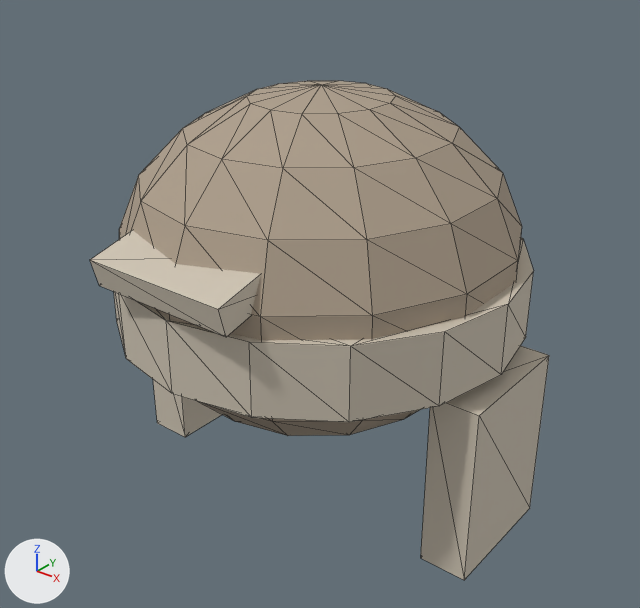
A saved change to the glTF model public/assets/models/characters/wardrobe/hw-ushanka.glb.
Camera for both pictures: a camera (50 mm lens) standing at (0.47, -0.589, 0.52) and looking at (0.006, -0.009, 0.16). The lights are fixed; the arrows at lower left show +X, +Y and +Z. The picture after the commit comes second. Mesh edges are drawn as thin lines. Vertices at exactly the same position are counted once.

In view in the first picture: 'ushanka_dome', 'ushanka_flap_-1', 'ushanka_flap_1', 'ushanka_frontflap', 'ushanka_furband'.
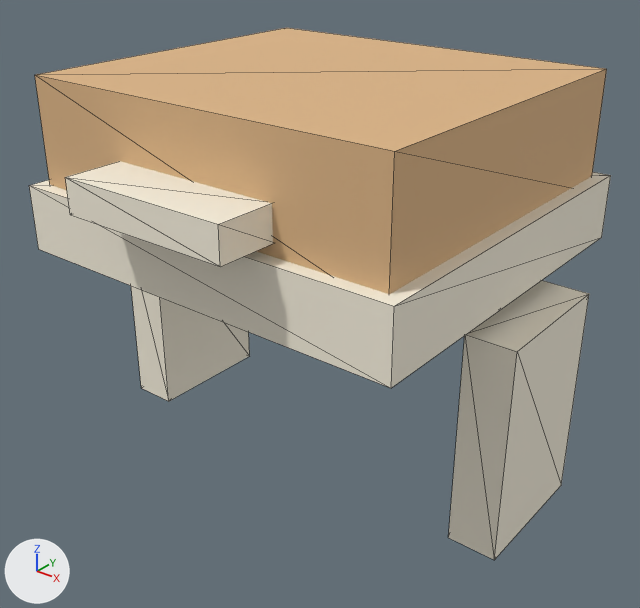
What differs and where, as boxes [x1, y1, x2, y2] in the pictures (640 x 608 px; the box of a moved part takes in the faces that stretch with it):
'ushanka_crown', added
    after: [35, 28, 607, 294]
'ushanka_dome', deleted
    before: [119, 81, 522, 436]
'ushanka_furband', reshaped, moved (39% wider, 17% taller)
    before: [114, 238, 533, 422]
    after: [29, 172, 611, 388]
'ushanka_flap_1', recoloured, moved, rescaled (10% wider, 20% taller)
    before: [421, 346, 549, 580]
    after: [448, 280, 589, 560]
'ushanka_frontflap', reshaped, recoloured
    before: [90, 230, 261, 337]
    after: [65, 161, 273, 267]
'ushanka_flap_-1', recoloured, moved, rescaled
    before: [153, 380, 222, 437]
    after: [131, 286, 250, 401]
part 1 of me_ushanka_furband, deleted
    before: [114, 238, 533, 422]
part 2 of me_ushanka_furband, added
    after: [29, 172, 611, 388]
part 3 of me_ushanka_flap__1, moved or reshaped
    before: [153, 380, 222, 437]
    after: [131, 286, 250, 401]
part 4 of me_ushanka_flap__1, recoloured
    before: [153, 380, 222, 437]
    after: [131, 286, 250, 401]
part 5 of me_ushanka_flap_1, moved or reshaped
    before: [421, 346, 549, 580]
    after: [448, 280, 589, 560]
part 6 of me_ushanka_flap_1, recoloured
    before: [421, 346, 549, 580]
    after: [448, 280, 589, 560]
part 7 of me_ushanka_frontflap, moved or reshaped
    before: [90, 230, 261, 337]
    after: [65, 161, 273, 267]
part 8 of me_ushanka_frontflap, recoloured
    before: [90, 230, 261, 337]
    after: [65, 161, 273, 267]

Diff of the bpy script that builds the scene:
```diff
--- a/public/assets/models/characters/wardrobe/hw-ushanka.glb.py
+++ b/public/assets/models/characters/wardrobe/hw-ushanka.glb.py
@@ me_ushanka_furband @@
-me_ushanka_furband.from_pydata(...)  # 32 vertices, 60 faces; spans x -0.19..0.19, y -0.19..0.19, z -0.032..0.032
+me_ushanka_furband.from_pydata(...)  # 8 vertices, 12 faces; spans x -0.192..0.192, y -0.168..0.177, z 0.215..0.275
+# me_ushanka_furband part 1: 32 vertices removed from x -0.19..0.19, y -0.19..0.19, z -0.032..0.032
+# me_ushanka_furband part 2: 8 vertices added at x -0.192..0.192, y -0.168..0.177, z 0.215..0.275, forming a box
 me_ushanka_furband.materials.append(mat_charmat)
@@ me_ushanka_flap__1 @@
-me_ushanka_flap__1.from_pydata(...)  # 8 vertices, 12 faces; spans x -0.197..-0.153, y -0.047..0.078, z -0.035..0.135
+me_ushanka_flap__1.from_pydata(...)  # 8 vertices, 12 faces; spans x -0.222..-0.178, y -0.045..0.085, z 0.0..0.2
+# me_ushanka_flap__1 part 3: the whole mesh is scaled about its middle by (1, 1.04, 1.18), then moved by (-0.025, 0.005, 0.05)
+# me_ushanka_flap__1 part 4: 12 faces centred in x -0.197..-0.153, y -0.047..0.078, z -0.035..0.135 are repainted in the vertex colours; the middle colour goes from pale yellow #cec4b3 to pale yellow #f8f1df
 me_ushanka_flap__1.materials.append(mat_charmat)
@@ me_ushanka_flap_1 @@
-me_ushanka_flap_1.from_pydata(...)  # 8 vertices, 12 faces; spans x 0.153..0.197, y -0.047..0.078, z -0.035..0.135
+me_ushanka_flap_1.from_pydata(...)  # 8 vertices, 12 faces; spans x 0.178..0.222, y -0.045..0.085, z 0.0..0.2
+# me_ushanka_flap_1 part 5: the whole mesh is scaled about its middle by (1, 1.04, 1.18), then moved by (0.025, 0.005, 0.05)
+# me_ushanka_flap_1 part 6: 12 faces centred in x 0.153..0.197, y -0.047..0.078, z -0.035..0.135 are repainted in the vertex colours; the middle colour goes from pale yellow #cec4b3 to pale yellow #f8f1df
 me_ushanka_flap_1.materials.append(mat_charmat)
@@ me_ushanka_frontflap @@
-me_ushanka_frontflap.from_pydata(...)  # 8 vertices, 12 faces; spans x -0.07..0.07, y -0.202..-0.128, z 0.2242..0.2658
-me_ushanka_frontflap.vertices[0].co = (-0.07, -0.1958, 0.2242)  # pixel (99, 285)
-me_ushanka_frontflap.vertices[1].co = (-0.07, -0.202, 0.2485)  # pixel (89, 259)
-me_ushanka_frontflap.vertices[2].co = (-0.07, -0.128, 0.2415)
-me_ushanka_frontflap.vertices[3].co = (-0.07, -0.1342, 0.2658)
-me_ushanka_frontflap.vertices[4].co = (0.07, -0.1958, 0.2242)  # pixel (226, 337)
-me_ushanka_frontflap.vertices[5].co = (0.07, -0.202, 0.2485)  # pixel (218, 309)
-me_ushanka_frontflap.vertices[6].co = (0.07, -0.128, 0.2415)
-me_ushanka_frontflap.vertices[7].co = (0.07, -0.1342, 0.2658)
+me_ushanka_frontflap.from_pydata(...)  # 8 vertices, 12 faces; spans x -0.08..0.08, y -0.2075..-0.1525, z 0.285..0.315
+# me_ushanka_frontflap part 7
+me_ushanka_frontflap.vertices[0].co = (-0.08, -0.2075, 0.285)  # pixel (70, 214)
+me_ushanka_frontflap.vertices[1].co = (-0.08, -0.2075, 0.315)  # pixel (65, 177)
+me_ushanka_frontflap.vertices[2].co = (-0.08, -0.1525, 0.285)
+me_ushanka_frontflap.vertices[3].co = (-0.08, -0.1525, 0.315)
+me_ushanka_frontflap.vertices[4].co = (0.08, -0.2075, 0.285)  # pixel (220, 266)
+me_ushanka_frontflap.vertices[5].co = (0.08, -0.2075, 0.315)  # pixel (218, 224)
+me_ushanka_frontflap.vertices[6].co = (0.08, -0.1525, 0.285)
+me_ushanka_frontflap.vertices[7].co = (0.08, -0.1525, 0.315)
+# me_ushanka_frontflap part 8: 12 faces centred in x -0.07..0.07, y -0.1999..-0.1301, z 0.23..0.26 are repainted in the vertex colours; the middle colour goes from pale yellow #cec4b3 to pale yellow #f8f1df
 me_ushanka_frontflap.materials.append(mat_charmat)
@@ ob_ushanka_dome @@
-ob_ushanka_dome = bpy.data.objects.new('ushanka_dome', me_ushanka_dome)
@@ ob_ushanka_furband @@
 ob_ushanka_furband = bpy.data.objects.new('ushanka_furband', me_ushanka_furband)
-ob_ushanka_furband.location = (0.0, 0.0, 0.18)
+ob_ushanka_furband.location = (0.0, 0.0, 0.0)
@@ ob_ushanka_crown @@
+ob_ushanka_crown = bpy.data.objects.new('ushanka_crown', me_ushanka_crown)  # a box spanning x -0.18..0.18, y -0.155..0.165, z 0.26..0.37
+ob_ushanka_crown.location = (0.0, 0.0, 0.0)
```
